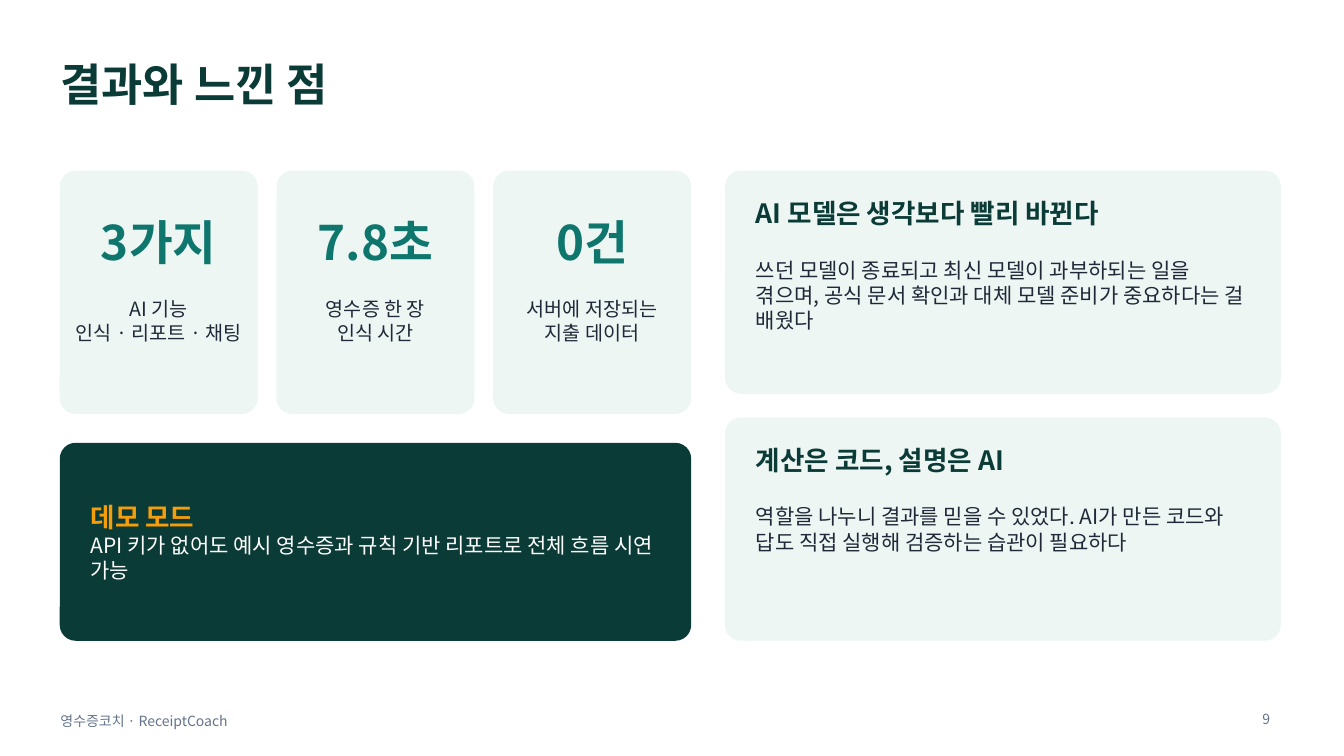
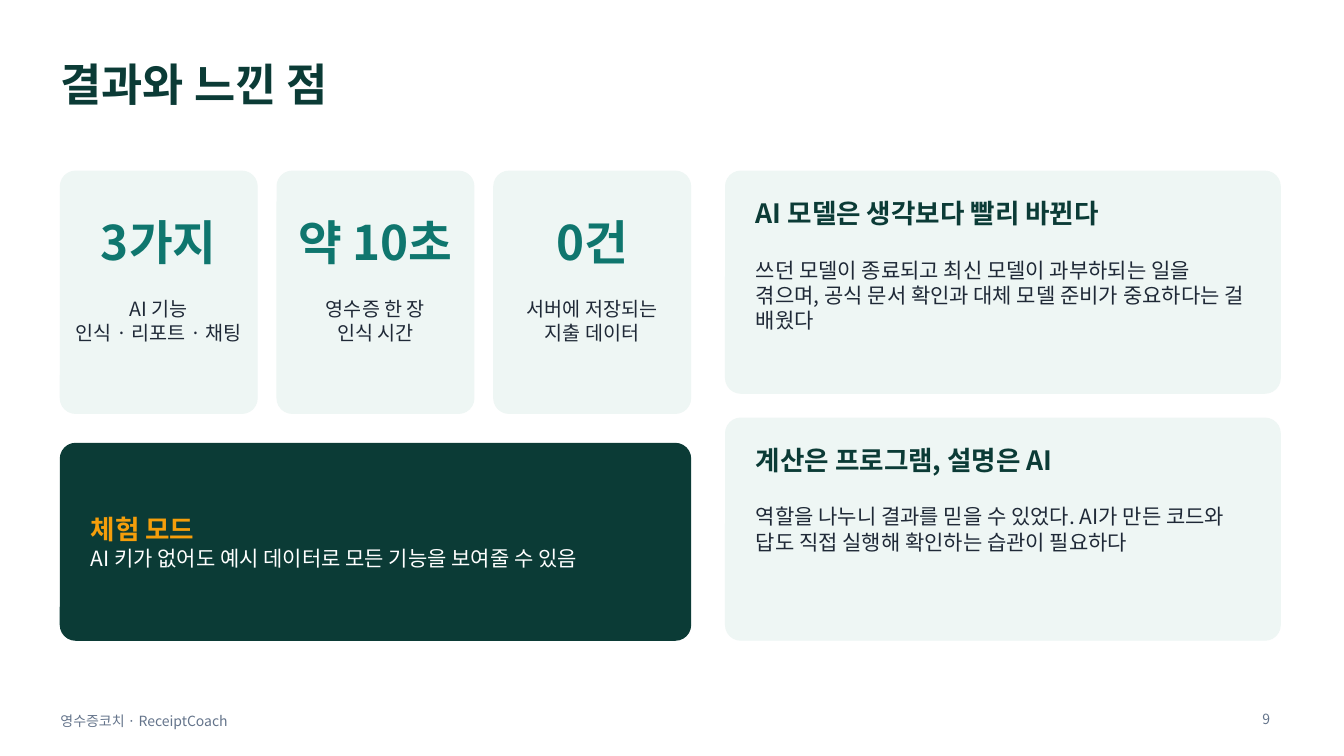
Before and after one commit to obtiel2627/receipt-coach, a slide deck: slide 9 of docs/영수증코치_최종발표.pptx. Drawn at 1344x756 pixels with LibreOffice and Linux fonts; fonts in the diff are those of the drawing. Boxes give left, top, right and bottom in pixels: in the first picture for what was removed or moved away, otherwise in the second. Text is boxed around its words. In the diff, an @@ line names an element or a change of style, - is before the commit and + after.

```diff
--- a/docs/영수증코치_최종발표.pptx
+++ b/docs/영수증코치_최종발표.pptx
@@ text at <box>298,220,453,265</box>: text changed @@
-7.8초
+약 10초
@@ text at <box>756,447,1053,476</box>: text changed @@
-계산은 코드, 설명은 AI
+계산은 프로그램, 설명은 AI
@@ text at <box>756,506,1224,552</box>: text changed @@
-역할을 나누니 결과를 믿을 수 있었다. AI가 만든 코드와 답도 직접 실행해 검증하는 습관이 필요하다
+역할을 나누니 결과를 믿을 수 있었다. AI가 만든 코드와 답도 직접 실행해 확인하는 습관이 필요하다
@@ text at <box>91,516,577,568</box>: text changed @@
-데모 모드
-API 키가 없어도 예시 영수증과 규칙 기반 리포트로 전체 흐름 시연 가능
+체험 모드
+AI 키가 없어도 예시 데이터로 모든 기능을 보여줄 수 있음
```
Also in this commit, not shown: 6 other slides changed, 1 slide added, 1 other file.
